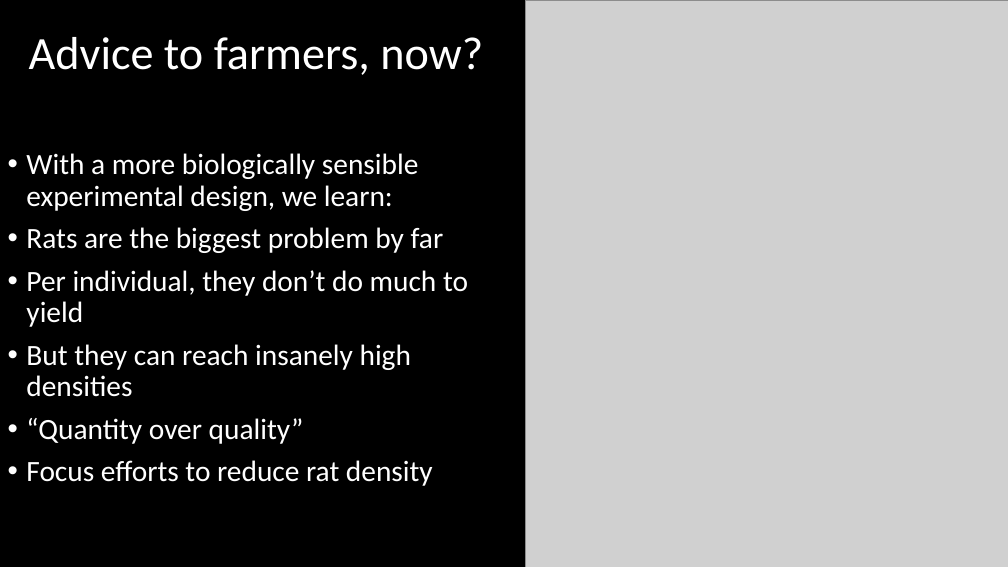
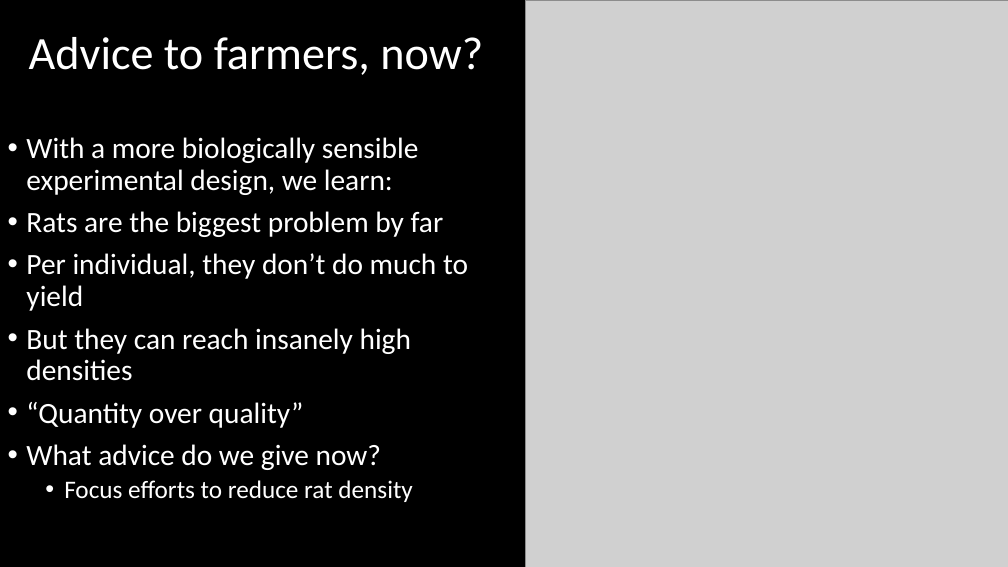
Before and after one commit to DeonRoos/stats-for-biologists, a slide deck: slide 36 of Lectures/Lecture 08.1 Interactions.pptx (slide 29 before the commit). Drawn at 1008x567 pixels with LibreOffice and Linux fonts; fonts in the diff are those of the drawing; grey boxes stand for pictures. Boxes give left, top, right and bottom in pixels: in the first picture for what was removed or moved away, otherwise in the second. Text is boxed around its words. In the diff, an @@ line names an element or a change of style, - is before the commit and + after.

```diff
--- a/Lectures/Lecture 08.1 Interactions.pptx
+++ b/Lectures/Lecture 08.1 Interactions.pptx
@@ text at (x1=26, y1=444, x2=381, y2=470): paragraph added @@
+• What advice do we give now?
@@ text at (x1=64, y1=480, x2=412, y2=502): size 28 to 24 pt in "Focus efforts to reduce rat density"; list level 1 to 2 in "Focus efforts to reduce rat ..." @@
```
Also in this commit, not shown: 12 other slides changed, 9 slides added, 19 other files.
